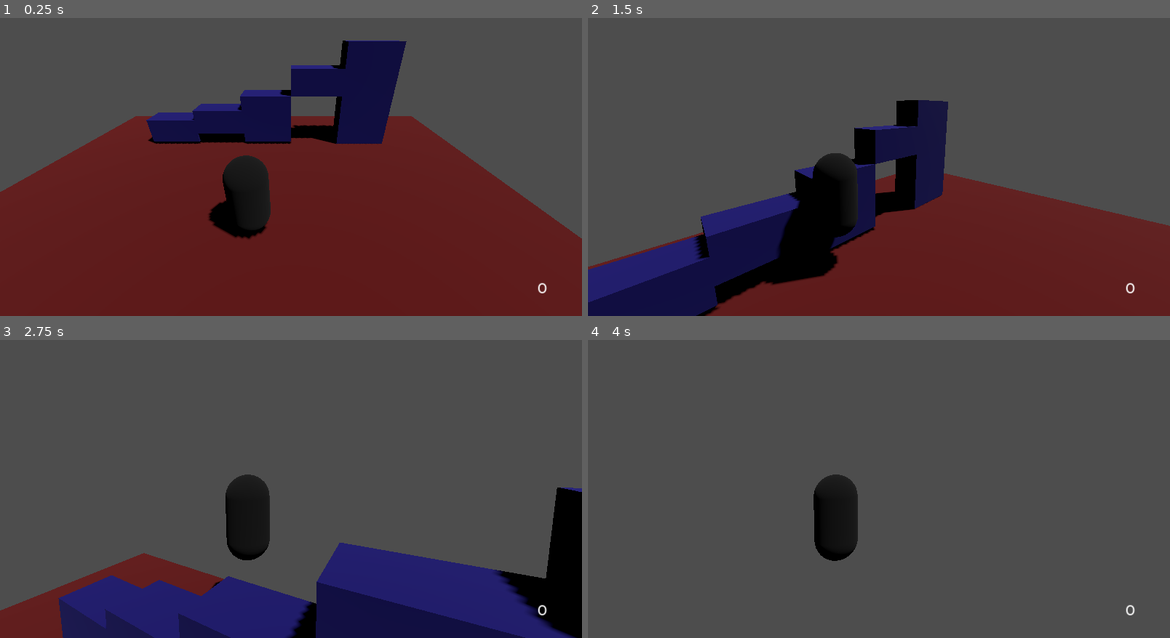
Above: before the commit, frames 1-4 (two rows, left to right).
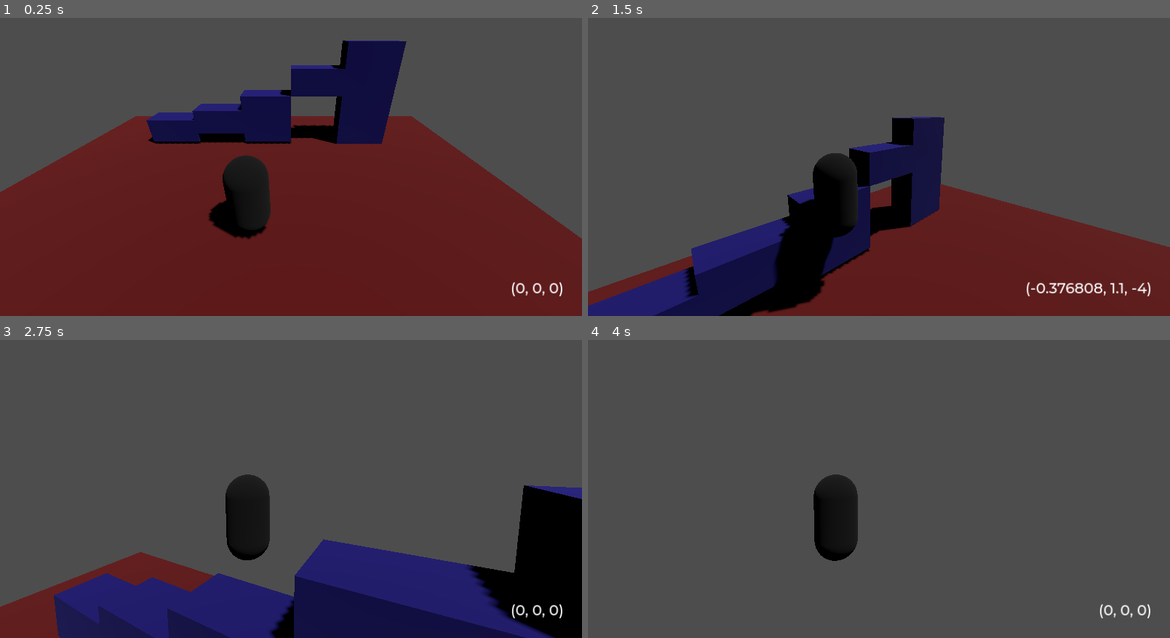
Above: after the commit, the same moments.

Repository: eatablekolas/Raticats
Game: Godot game, scene res://scenes/main.tscn
Same seed, same stepped clock (60 frames per second), same inputs: the game is played once before the commit and once after it. The engine's default icon, where the game draws it, is replaced by a stand-in: a white triangle on a blue panel in a dark square.
Inputs (mouse positions are in pixels of both pictures, inside the frame that each line leads up to):
- Up to frame 1 (0.25 s): no input
- Up to frame 2 (1.5 s): tap Enter at 0.5 s; move the mouse to (849, 217) at 0.52 s; hold Space (jump) 0.53-1.28 s; hold W (move_forward) from 0.53 s (still down); click (849, 217) at 0.67 s; move the mouse to (919, 155) at 1.27 s; tap Space (jump) at 1.35 s
- Up to frame 3 (2.75 s): keep holding W (move_forward); tap Space (jump) at 1.52, 1.82 s; move the mouse to (244, 471) at 2.02 s; hold Space (jump) from 2.03 s (still down)
- Up to frame 4 (4 s): move the mouse to (884, 474) at 2.77 s; release W (move_forward) at 2.78 s; release Space (jump) at 2.78 s; hold A (move_left) 2.78-3.53 s; tap Space (jump) at 2.85, 3.02, 3.32 s; click (884, 474) at 2.92 s; move the mouse to (855, 468) at 3.52 s; hold W (move_forward) from 3.53 s (still down); hold Space (jump) from 3.53 s (still down)

The runs differ from the first frame. In frame 1, 0.2% of the frame differs, in the area x 87-97%, y 88-94%; in frame 2, 15%, in the area x 0-100%, y 27-100%; in frame 3, 5.7%; in frame 4, 0.2%.

Commit message:
The character now snaps to the right position
But sometimes doesn't climb the right way. And the camera doesn't get rotated properly.

Diff:
--- a/scripts/character.gd
+++ b/scripts/character.gd
@@ -28,9 +28,9 @@
 	# Add the gravity. (or climb ledge)
 	if not is_on_floor():
 		if Input.is_action_pressed("jump"):
-			var ledge_level: int = ledge_controller.get_ledge_level()
-			if ledge_level > 0:
-				var anim_name: String = "ledge_climb_%d" % ledge_level
+			var ledge: Ledge = ledge_controller.get_ledge()
+			if ledge.level > 0:
+				var anim_name: String = "ledge_climb_%d" % ledge.level
 
 				# Might remove this check later for better performance
 				if !FileAccess.file_exists(anim_path + anim_name + ".res"):
@@ -43,6 +43,12 @@
 				# it's necessary to temporarily focus the camera on the collider
 				cam_pivot.reparent(collider, false)
 				cam_pivot.position = default_pivot_pos - default_collider_pos
+
+				#var angle: float = ledge.rotation.angle_to(Vector3.BACK)
+				#cam_pivot.rotation = cam_pivot.rotation.rotated(cam_pivot.rotation.normalized(), angle)
+
+				position = ledge.position
+				rotation = ledge.rotation
 
 				anim_player.play(anim_name)
 				return
@@ -81,6 +87,10 @@
 	position = collider.global_position - collider_offset
 	collider.position = default_collider_pos
 
+	collider.rotation = rotation
+	rotation = Vector3.ZERO
+
 	# Re-focus the camera on the character
 	cam_pivot.reparent(self, false)
 	cam_pivot.position = default_pivot_pos
+	#cam_pivot.rotation = Vector3.ZERO
--- a/scripts/ledge.gd
+++ b/scripts/ledge.gd
@@ -1,6 +1,5 @@
 class_name Ledge
 
-var exists: bool = false
 var level: int = 0
 var position: Vector3 = Vector3.ZERO
-var rotation: float = 0.0
+var rotation: Vector3 = Vector3.ZERO
--- a/scripts/ledge_controller.gd
+++ b/scripts/ledge_controller.gd
@@ -6,7 +6,7 @@
 @export var height_ray: RayCast3D
 @export var test_label: Label
 
-var current_level = 0
+var current_ray: RayCast3D
 
 # Checks if space above the ledge is free
 func is_space_above_free() -> bool:
@@ -41,18 +41,40 @@
 		if level > max_level and is_hitting_on_level(ray_level.name):
 			max_level = level
 
-	current_level = max_level
+	current_ray = get_current_ray(max_level)
 	return max_level
 
-func get_ledge_height() -> float:
-	return height_ray.get_collision_point().y
+func get_current_ray(current_level: int) -> RayCast3D:
+	if current_level == 0:
+		return null
+
+	var ray_set: Node3D = get_node(str(current_level))
+	if ray_set == null:
+		return null
+
+	var ray: RayCast3D = ray_set.get_node("Middle")
+	return ray
+
+func get_ledge_position() -> Vector3:
+	if current_ray == null:
+		#push_warning("Trying to get ledge position without current ray!")
+		return Vector3.ZERO
+
+	var pos: Vector3 = current_ray.get_collision_point() + (current_ray.get_collision_normal() * 0.5)
+	pos.y = height_ray.get_collision_point().y - current_ray.get_parent_node_3d().position.y - 1.0
+
+	return pos
 
 # WORK IN PROGRESS
-func get_ledge_position() -> Vector3:
-	return Vector3.ZERO
+func get_ledge_rotation() -> Vector3:
+	if current_ray == null:
+		#push_warning("Trying to get ledge rotation without current ray!")
+		return Vector3.ZERO
 
-func get_ledge_rotation() -> float:
-	return 0.0
+	var normal: Vector3 = current_ray.get_collision_normal()
+	var angle: float = normal.angle_to(Vector3.BACK)
+
+	return Vector3(0.0, angle, 0.0)
 # WORK IN PROGRESS
 
 func get_ledge() -> Ledge:
@@ -62,12 +84,10 @@
 	if ledge.level == 0:
 		return ledge
 
-	ledge.exists = true
 	ledge.position = get_ledge_position()
 	ledge.rotation = get_ledge_rotation()
 	return ledge
 
 # For testing purposes - should remove later
 func _process(_delta):
-	test_label.text = str(get_ledge_level())
-	get_ledge_height()
+	test_label.text = str(get_ledge_position())
